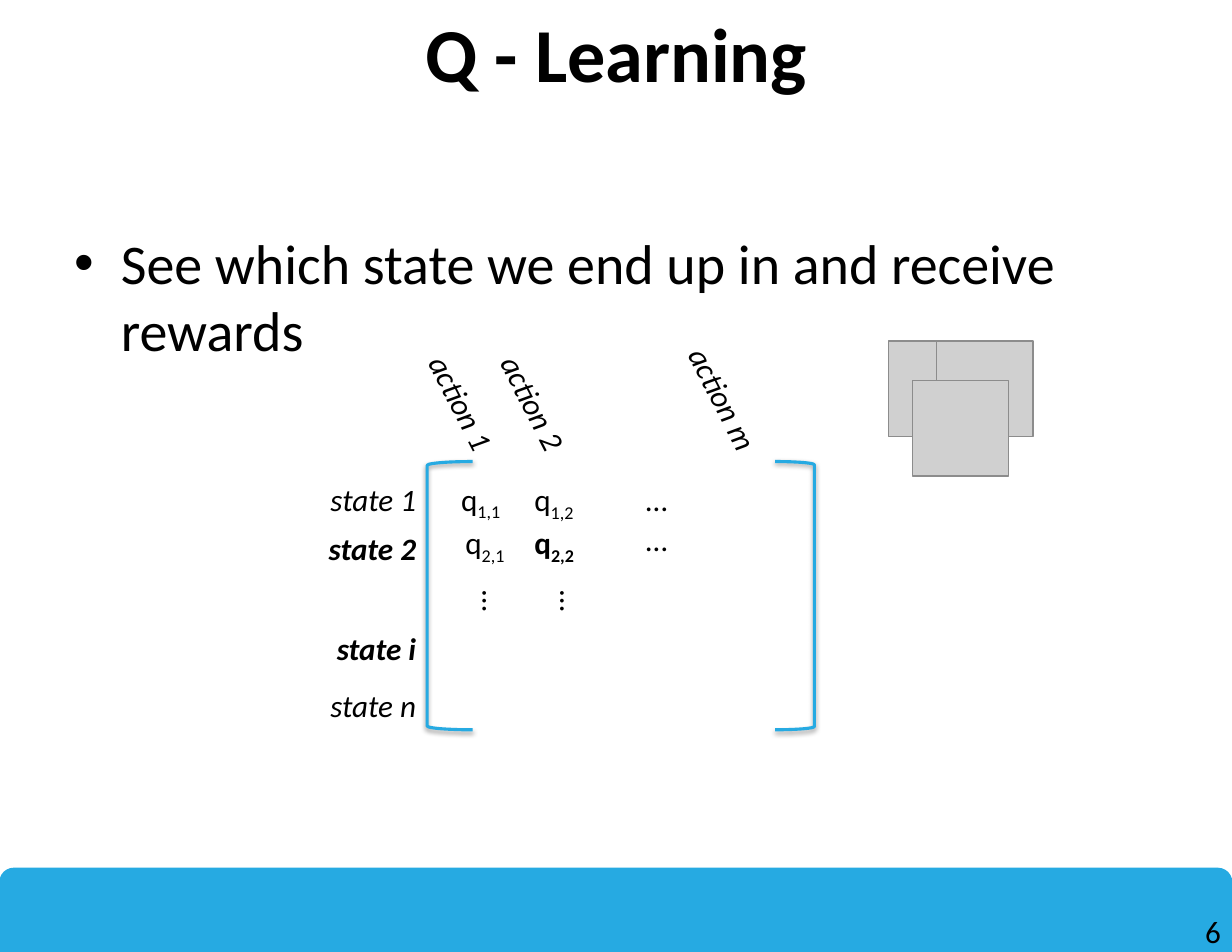
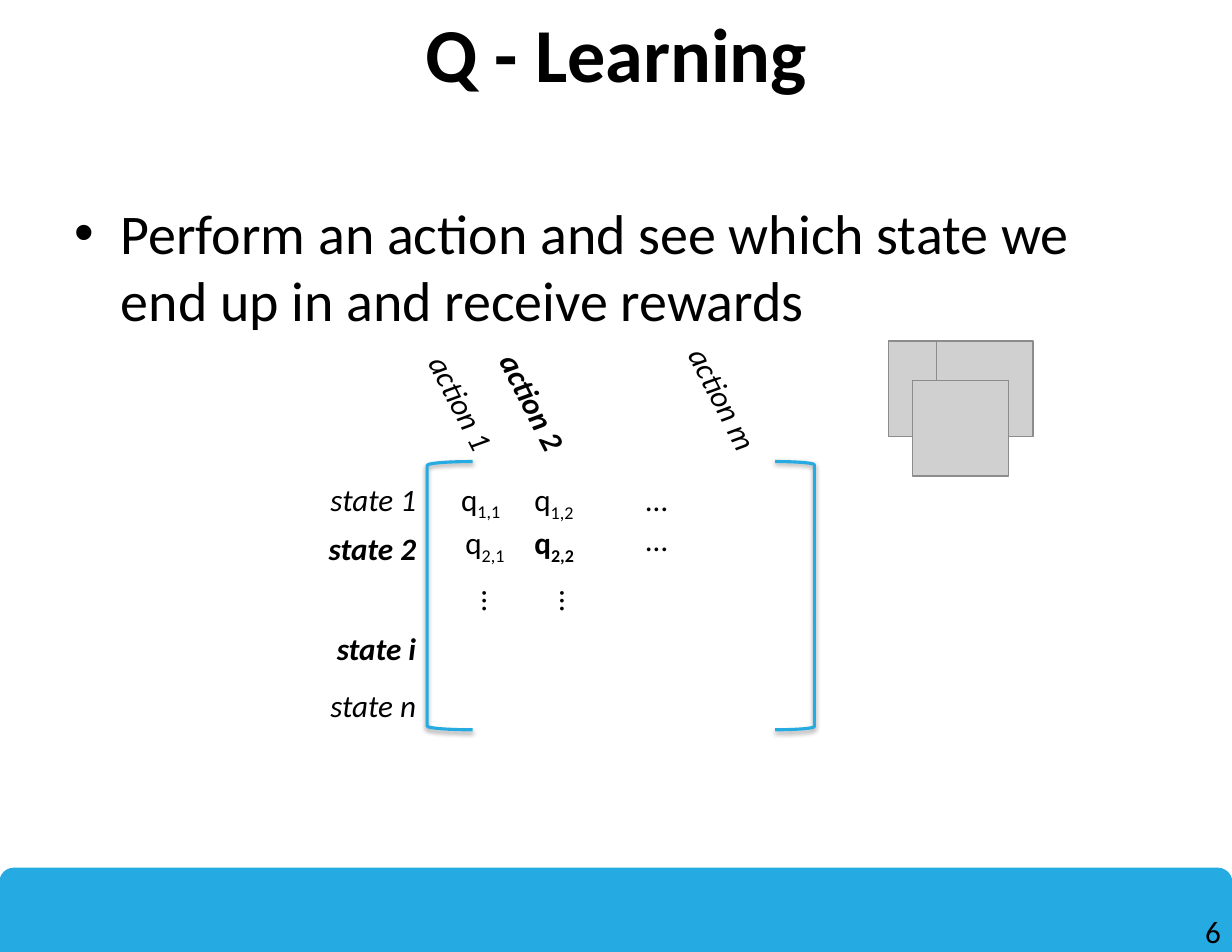
Before and after one commit to ctarver/QLearningMatlab, a slide deck: slide 6 of QLearningLectureTarver.pptx. Drawn at 1232x952 pixels with LibreOffice and Linux fonts; fonts in the diff are those of the drawing; grey boxes stand for pictures; background and template pictures are left out. Boxes give left, top, right and bottom in pixels: in the first picture for what was removed or moved away, otherwise in the second. Text is boxed around its words. In the diff, an @@ line names an element or a change of style, - is before the commit and + after.

Commit message:
Update the ppt

```diff
--- a/QLearningLectureTarver.pptx
+++ b/QLearningLectureTarver.pptx
@@ text at (121, 215, 1068, 330): text changed @@
-• See which state we end up in and receive rewards
+• Perform an action and see which state we end up in and receive rewards
@@ text "action 2" at (530, 440, 568, 452): bold on @@
```
Also in this commit, not shown: 2 other slides changed, 10 slides added.
